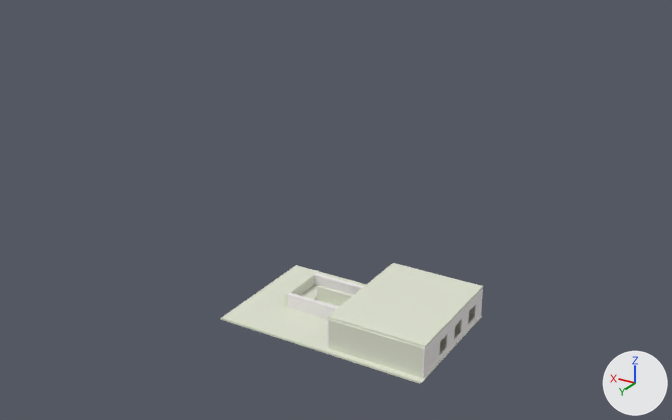
The Blender file assets/level.blend as it was, and as the next commit left it.
The view is the same before and after, from a 50 mm camera at (-354.0, 626.0, 420.0) aimed at (4.0, 29.0, 122.0). The axes (+X, +Y, +Z) are drawn at lower right. The lights are the same throughout. The picture after the commit comes second.

Names of what the first picture shows: 'Box', 'Brushes'.
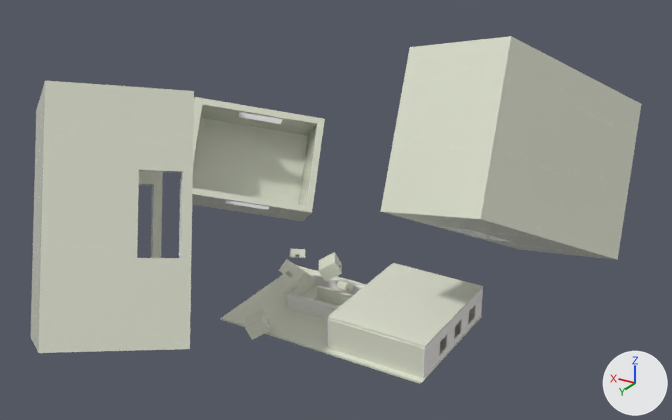
Changed parts and their boxes (x1, y1, x2, y2) in the pictures (672 x 420 px):
'Cube.007', added
    after: (381, 36, 641, 260)
    faces in mat_img_wood092_2k_png_color_png (its picture is missing): (381, 36, 641, 260)
    faces in mat_material: (443, 227, 512, 242)
'Cube.001', added
    after: (31, 81, 194, 353)
    faces in mat_img_wood092_2k_png_color_png (its picture is missing): (31, 81, 194, 353)
    faces in mat_material: (139, 170, 183, 258)
'Cube.004', added
    after: (179, 97, 325, 221)
    faces in mat_img_wood092_2k_png_color_png (its picture is missing): (179, 97, 325, 221)
    faces in mat_material: (225, 112, 283, 210)
'Cube.003', added
    after: (245, 308, 271, 340)
    faces in mat_img_wood092_2k_png_color_png (its picture is missing): (245, 308, 271, 340)
'Cube.005', added
    after: (319, 252, 342, 282)
    faces in mat_img_wood092_2k_png_color_png (its picture is missing): (319, 252, 342, 282)
'Cube.002', added
    after: (279, 259, 312, 288)
    faces in mat_img_wood092_2k_png_color_png (its picture is missing): (279, 259, 312, 288)
'Cube.008', added
    after: (336, 280, 354, 293)
    faces in mat_img_wood092_2k_png_color_png (its picture is missing): (336, 280, 354, 293)
'Cube.006', added
    after: (289, 249, 305, 258)

Edits to the bpy script that builds the scene:
```text
Add mat_material:
    mat_material = bpy.data.materials.new('Material')
    # nodes: BsdfPrincipled, Mix, OutputMaterial, VertexColor
    # colours: white #e7e7e7, mixed with the vertex colours
Add me_cube_012:
    me_cube_012.from_pydata(...)  # 112 vertices, 76 faces; spans x -1.0..1.0, y -1.0..1.0, z -1.0..0.11
    # faces by material slot: [16, 60]
    me_cube_012.materials.append(mat_material)
    me_cube_012.materials.append(mat_img_wood092_2k_png_color_png)  # its picture is missing
Add ob_cube_008:
    ob_cube_008 = bpy.data.objects.new('Cube.008', me_cube_012)
    ob_cube_008.location = (10.0, 6.0, 37.0)
    ob_cube_008.rotation_euler = (-0.628, 3.122, -0.125)  # degrees (-36, 179, -7.2)
    ob_cube_008.scale = (4.49, 6.11, 6.11)
Add ob_cube_007:
    ob_cube_007 = bpy.data.objects.new('Cube.007', me_cube_012.copy())
    ob_cube_007.location = (-72.0, -78.0, 150.0)
    ob_cube_007.rotation_euler = (-2.086, -1.046, -1.394)  # degrees (-120, -60, -80)
    ob_cube_007.scale = (67.2, 91.4, 91.4)
Add ob_cube_004:
    ob_cube_004 = bpy.data.objects.new('Cube.004', me_cube_012.copy())
    ob_cube_004.location = (168.0, -83.0, 103.0)
    ob_cube_004.rotation_euler = (-0.365, 0.995, 1.869)  # degrees (-21, 57, 107)
    ob_cube_004.scale = (48.2, 65.6, 65.6)
Add ob_cube_003:
    ob_cube_003 = bpy.data.objects.new('Cube.003', me_cube_012.copy())
    ob_cube_003.location = (53.0, 71.0, 18.0)
    ob_cube_003.rotation_euler = (-0.0426, -2.644, 0.573)  # degrees (-2.4, -151, 33)
    ob_cube_003.scale = (8.19, 11.1, 11.1)
Add ob_cube_001:
    ob_cube_001 = bpy.data.objects.new('Cube.001', me_cube_012.copy())
    ob_cube_001.location = (100.0, 131.0, 128.0)
    ob_cube_001.rotation_euler = (1.747, 0.426, -0.641)  # degrees (100, 24, -37)
    ob_cube_001.scale = (67.2, 91.4, 91.4)
Add ob_cube_006:
    ob_cube_006 = bpy.data.objects.new('Cube.006', me_cube_012.copy())
    ob_cube_006.location = (62.0, 0.0, 53.0)
    ob_cube_006.rotation_euler = (-0.122, -2.632, -0.869)  # degrees (-7, -151, -50)
    ob_cube_006.scale = (4.83, 6.57, 6.57)
Add ob_cube_005:
    ob_cube_005 = bpy.data.objects.new('Cube.005', me_cube_012.copy())
    ob_cube_005.location = (29.0, -7.0, 44.0)
    ob_cube_005.rotation_euler = (-0.0426, -2.644, 0.573)  # degrees (-2.4, -151, 33)
    ob_cube_005.scale = (8.19, 11.1, 11.1)
Add ob_cube_002:
    ob_cube_002 = bpy.data.objects.new('Cube.002', me_cube_012.copy())
    ob_cube_002.location = (56.0, 18.0, 41.0)
    ob_cube_002.rotation_euler = (0.317, 2.413, 1.617)  # degrees (18, 138, 93)
    ob_cube_002.scale = (8.19, 11.1, 11.1)
```
